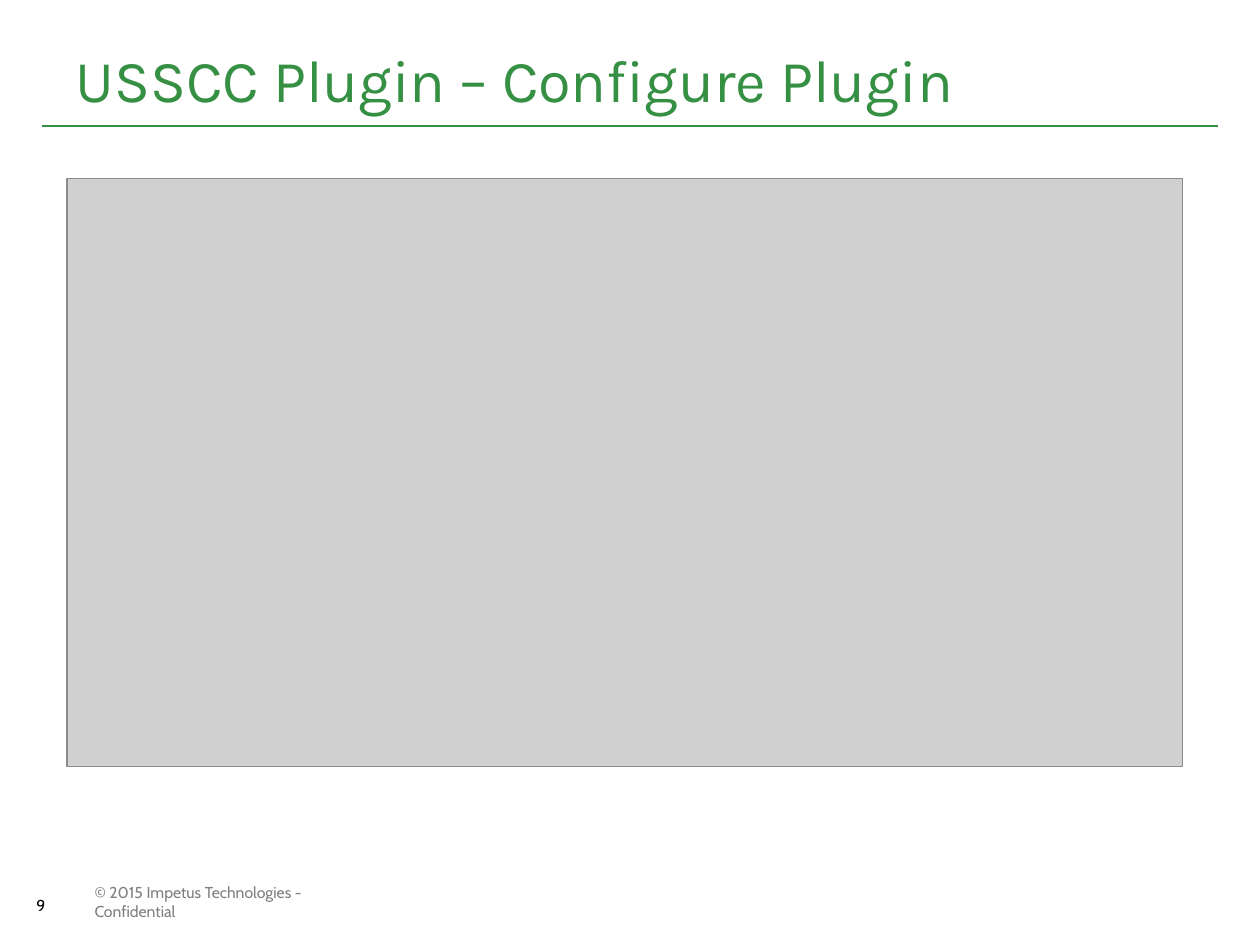
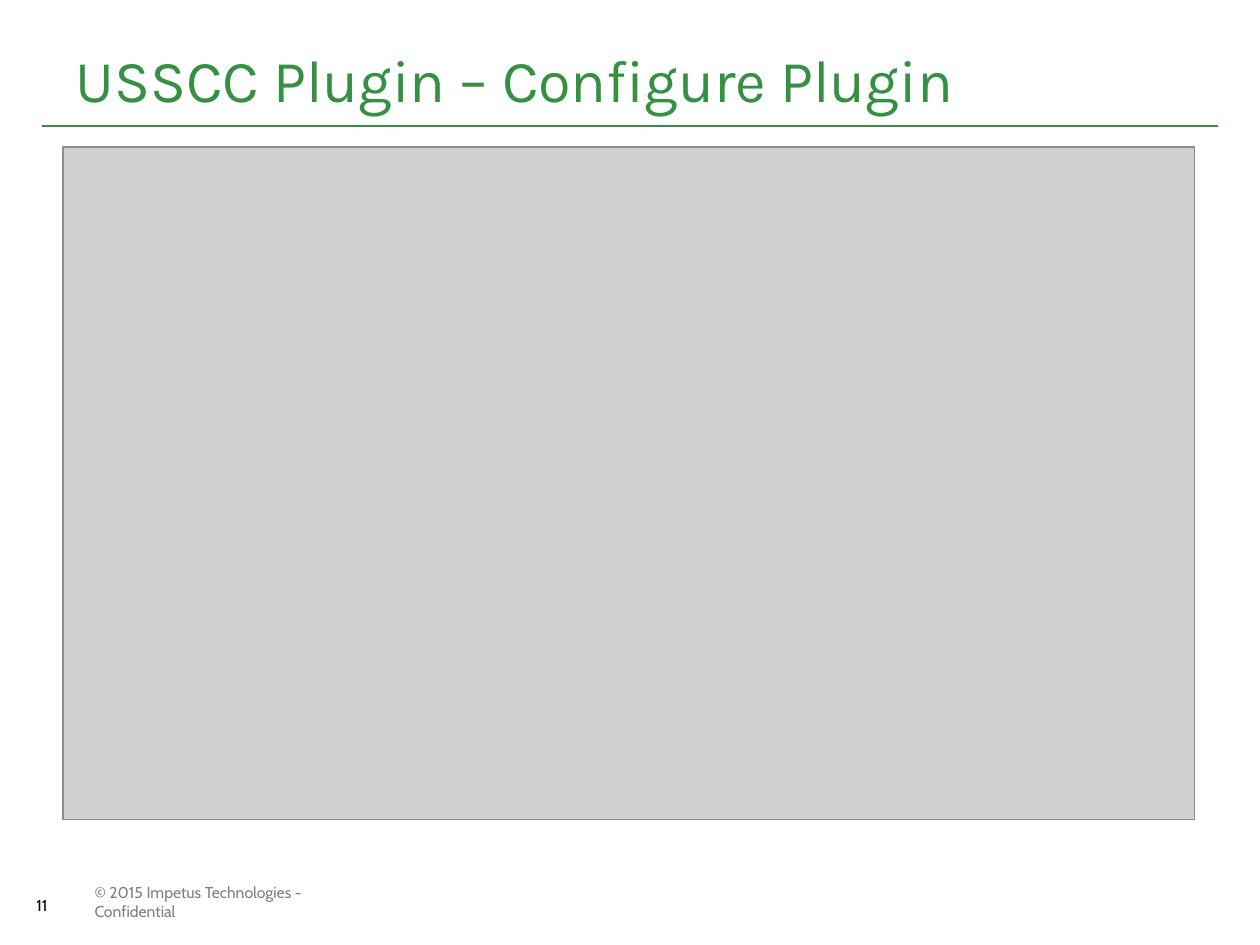
Before and after one commit to Impetus/couverture, a slide deck: slide 11 of USSCC_DOCUMENT/presentations/User Story Specific Code Coverage Tool.pptx (slide 9 before the commit). Drawn at 1260x945 pixels with LibreOffice and Linux fonts; fonts in the diff are those of the drawing; grey boxes stand for pictures; background and template pictures are left out. Boxes give left, top, right and bottom in pixels: in the first picture for what was removed or moved away, otherwise in the second. Text is boxed around its words. In the diff, an @@ line names an element or a change of style, - is before the commit and + after.

```diff
--- a/USSCC_DOCUMENT/presentations/User Story Specific Code Coverage Tool.pptx
+++ b/USSCC_DOCUMENT/presentations/User Story Specific Code Coverage Tool.pptx
@@ picture: place and size @@
-picture at <box>67,179,1183,767</box>
+picture at <box>63,147,1194,820</box>
@@ page number at <box>36,900,47,911</box>: text changed @@
-9
+11
```
Also in this commit, not shown: 1 other slide changed, 1 slide added, 1 slide removed, 9 other files.
